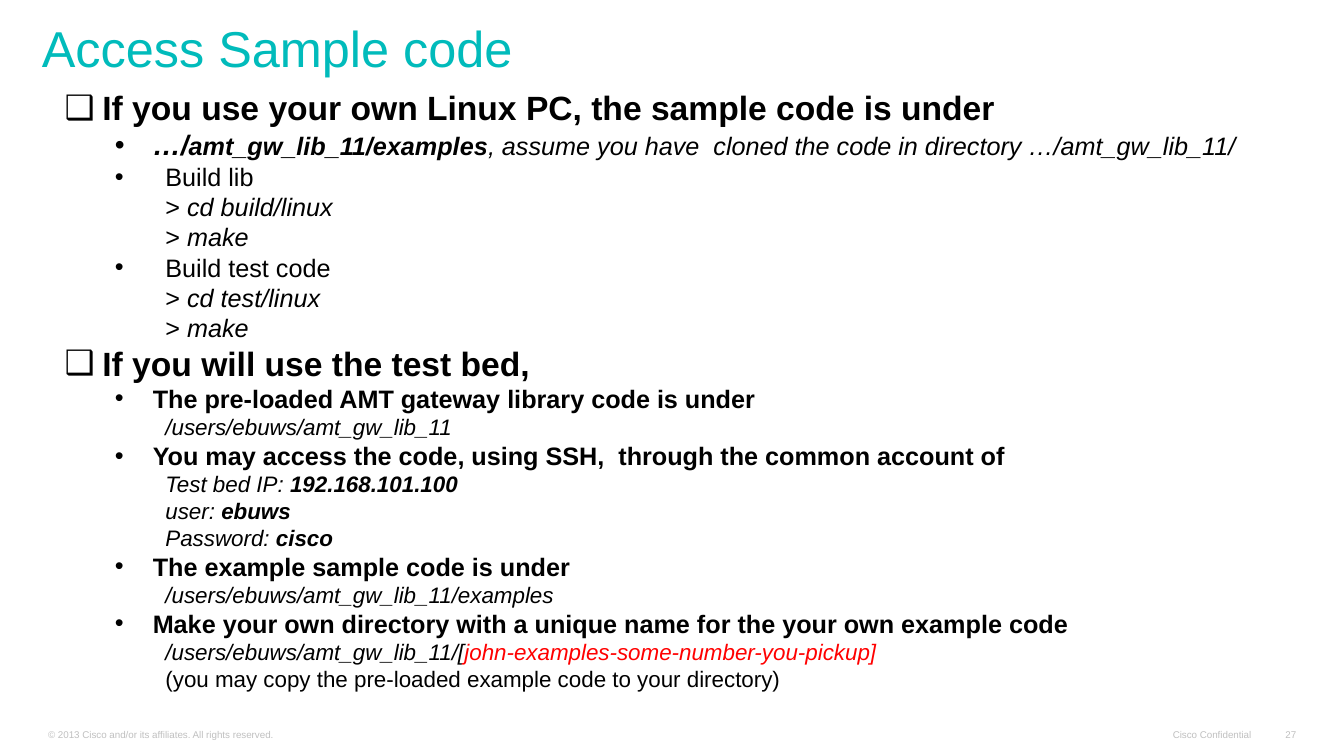
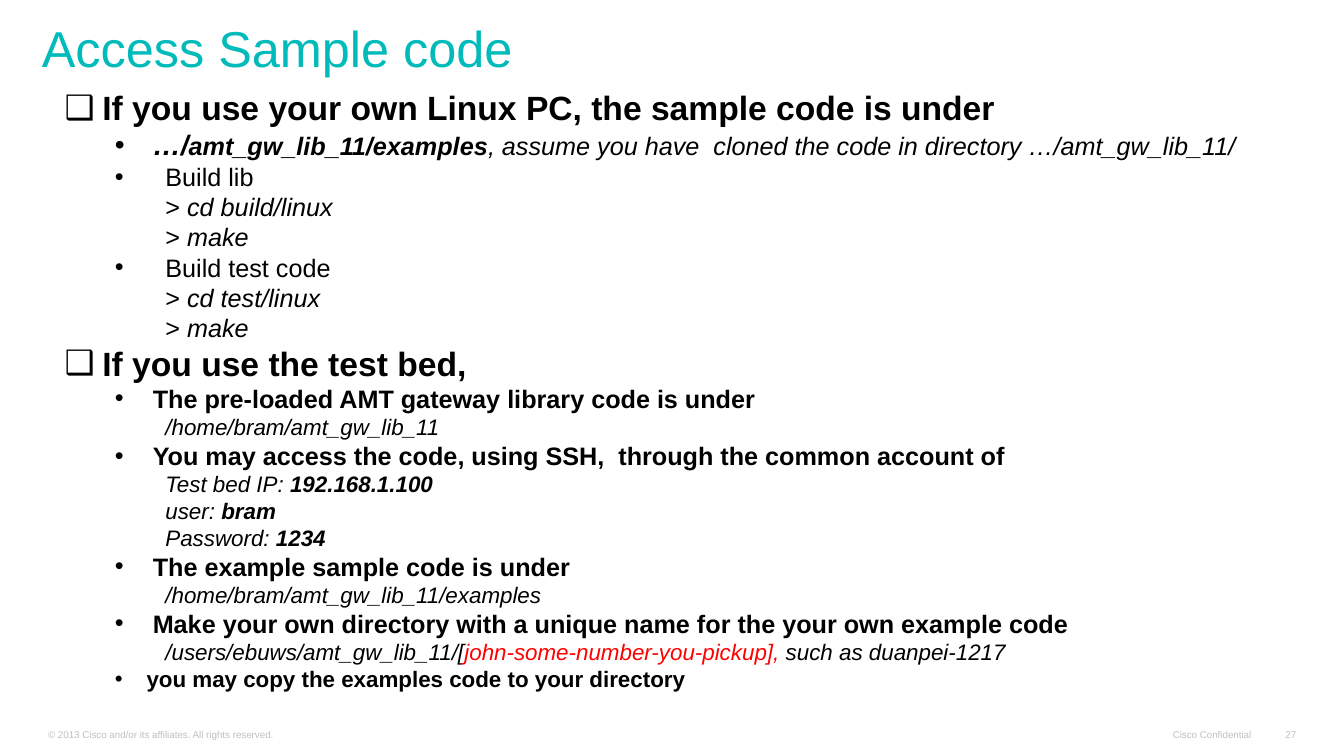
Before and after one commit to cisco/SSMAMTtools, a slide deck: slide 27 of docs/amt-gw-lib-v5.1.pptx. Drawn at 1344x756 pixels with LibreOffice and Linux fonts; fonts in the diff are those of the drawing; background and template pictures are left out. Boxes give left, top, right and bottom in pixels: in the first picture for what was removed or moved away, otherwise in the second. Text is boxed around its words. In the diff, an @@ line names an element or a change of style, - is before the commit and + after.

```diff
--- a/docs/amt-gw-lib-v5.1.pptx
+++ b/docs/amt-gw-lib-v5.1.pptx
@@ text at [102, 351, 466, 383]: text changed @@
-❑ If you will use the test bed,
+❑ If you use the test bed,
@@ text at [165, 418, 439, 440]: text changed @@
-    /users/ebuws/amt_gw_lib_11
+    /home/bram/amt_gw_lib_11
@@ text at [165, 475, 433, 547]: text changed; bold off @@
-    Test bed IP: 192.168.101.100
-    user: ebuws
-    Password: cisco
+    Test bed IP: 192.168.1.100
+    user: bram
+    Password: 1234
@@ text at [165, 586, 541, 608]: text changed @@
-    /users/ebuws/amt_gw_lib_11/examples
+    /home/bram/amt_gw_lib_11/examples
@@ text at [147, 643, 1006, 692]: text changed @@
-    /users/ebuws/amt_gw_lib_11/[john-examples-some-number-you-pickup]
-    (you may copy the pre-loaded example code to your directory)
+    /users/ebuws/amt_gw_lib_11/[john-some-number-you-pickup], such as duanpei-1217
+  • you may copy the examples code to your directory
```
Also in this commit, not shown: 10 other slides changed, 17 other files.
